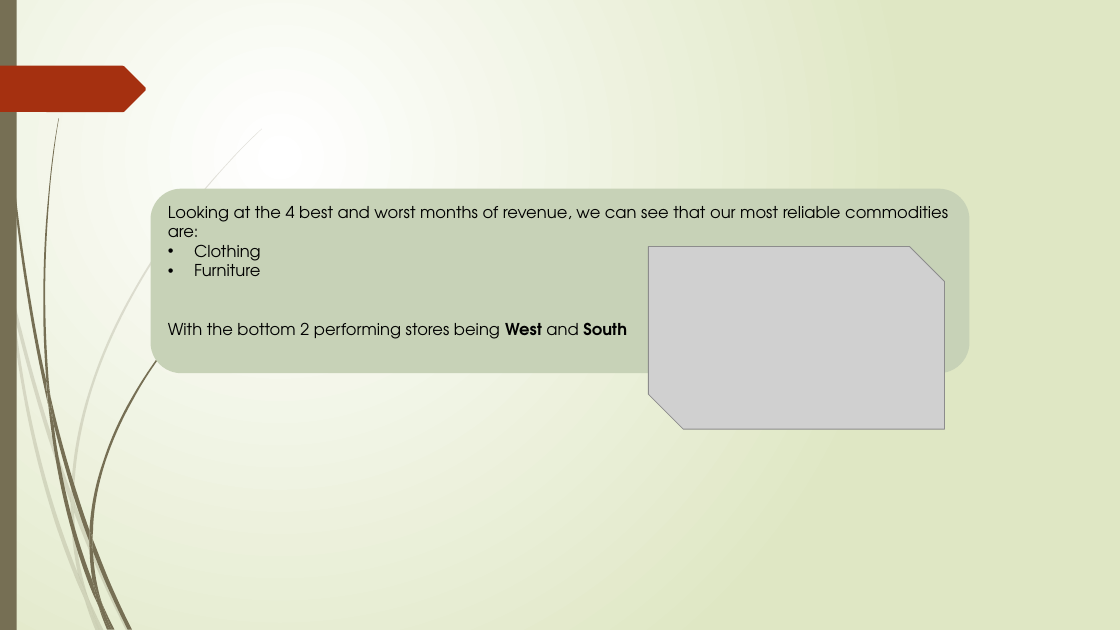
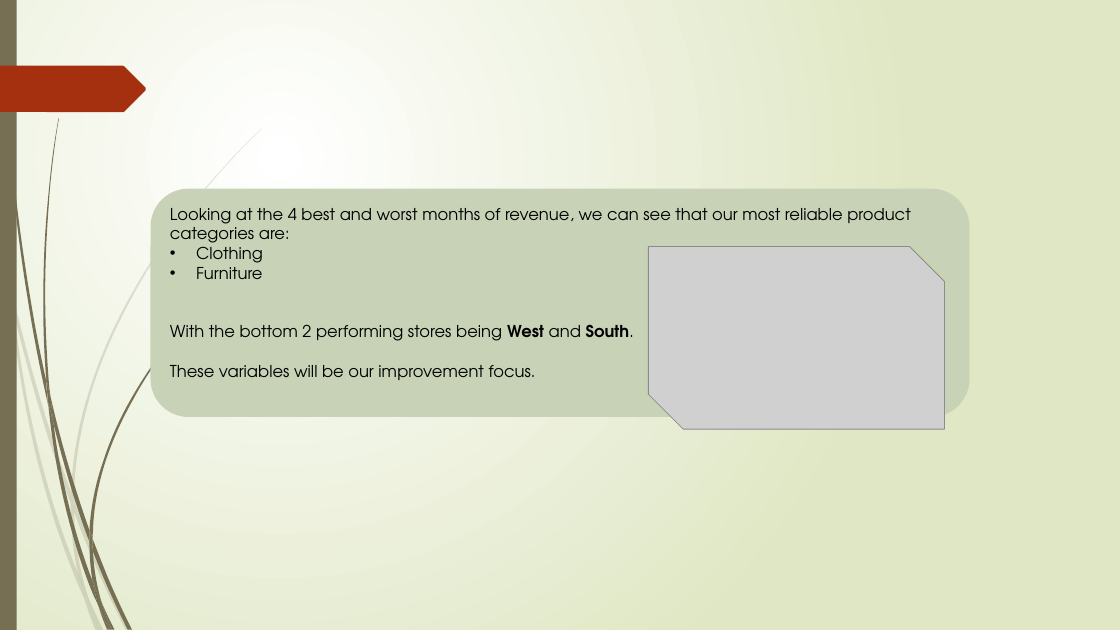
Before and after one commit to daryl-san/Online-Sales, a slide deck: slide 5 of Analysis/Store Sales Analysis presentation.pptx. Drawn at 1120x630 pixels with LibreOffice and Linux fonts; fonts in the diff are those of the drawing; grey boxes stand for pictures. Boxes give left, top, right and bottom in pixels: in the first picture for what was removed or moved away, otherwise in the second. Text is boxed around its words. In the diff, an @@ line names an element or a change of style, - is before the commit and + after.

```diff
--- a/Analysis/Store Sales Analysis presentation.pptx
+++ b/Analysis/Store Sales Analysis presentation.pptx
@@ rounded rectangle "Looking at the 4 best ...": place and size @@
-rounded rectangle "Looking at the 4 best ..." at [150, 189, 970, 374]
+rounded rectangle "Looking at the 4 best ..." at [150, 189, 970, 418]
@@ text in rounded rectangle at [170, 208, 911, 248]: text changed @@
-Looking at the 4 best and worst months of revenue, we can see that our most reliable commodities are:
+Looking at the 4 best and worst months of revenue, we can see that our most reliable product categories are:
@@ text in rounded rectangle at [170, 324, 634, 380]: text changed @@
-With the bottom 2 performing stores being West and South
+With the bottom 2 performing stores being West and South.
+These variables will be our improvement focus.
```
Also in this commit, not shown: 2 other slides changed, 2 slides added.
